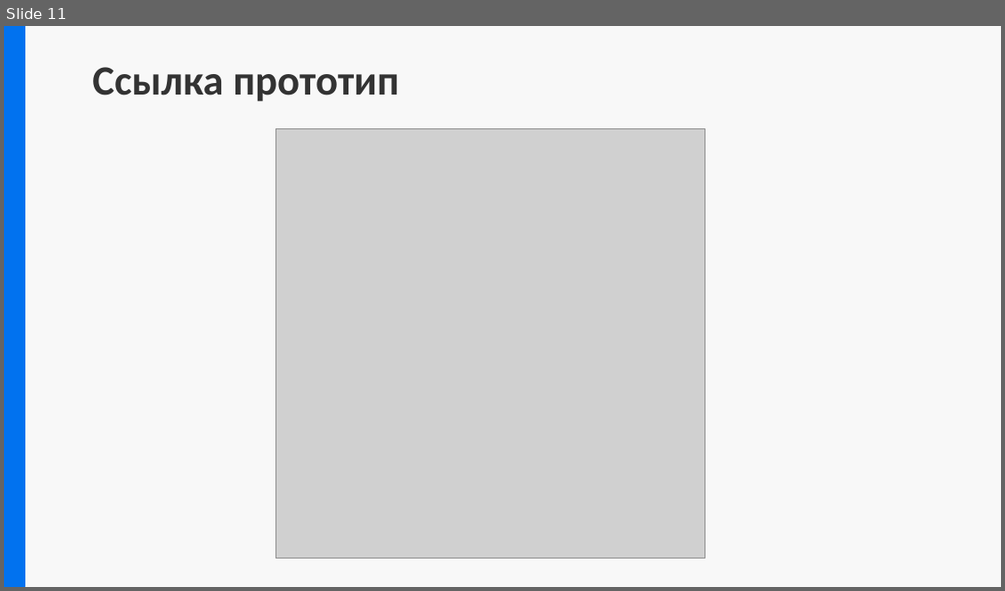
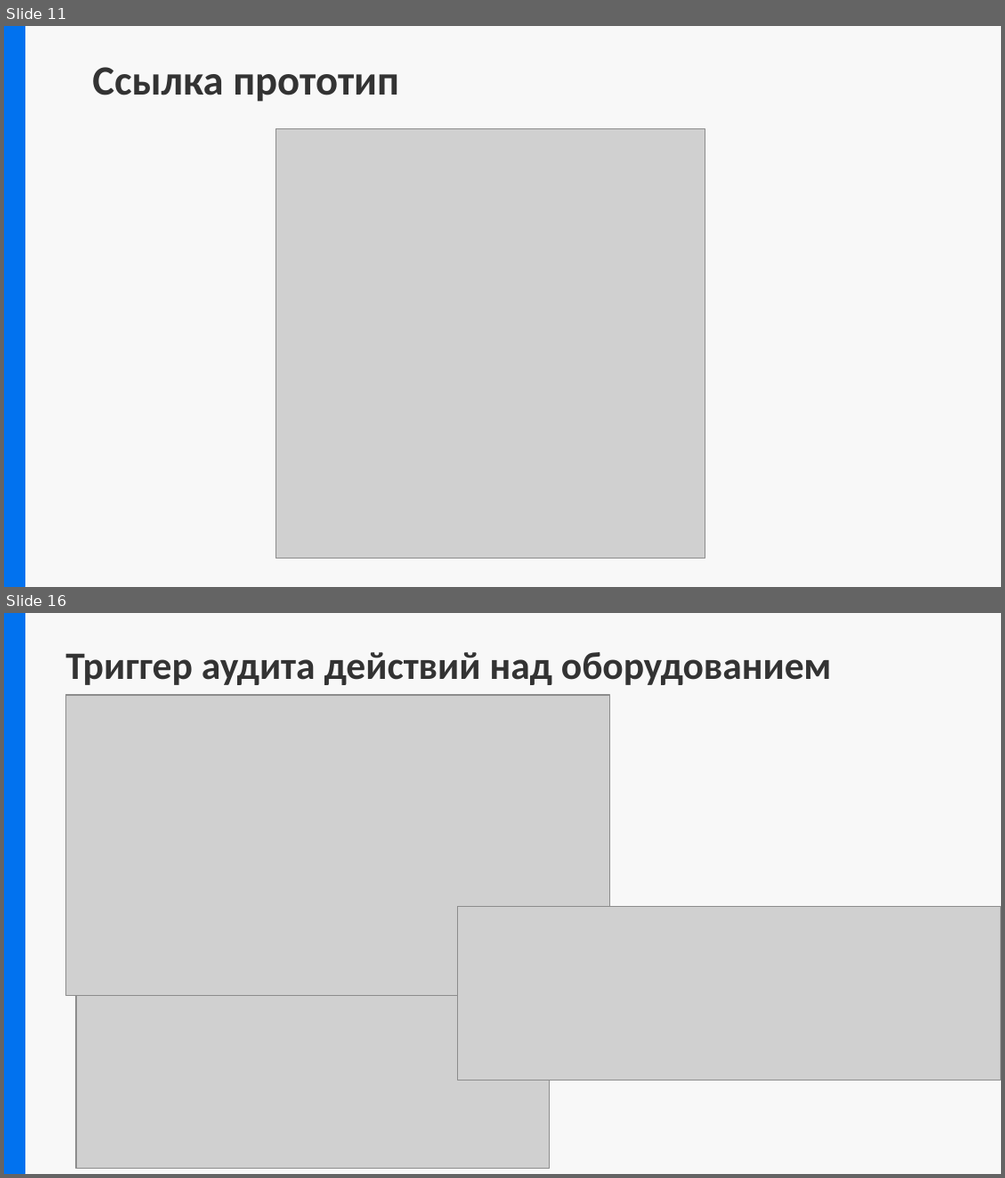
Before and after one commit to Comper123/MyCollege, a slide deck: docs/Предзащита.pptx. Shown one above the other, each under a label of ours: slide 11 before the commit, slides 11 and 16 after it; the slides between them are not shown. The pictures are 1005x591 and 1005x1178 pixels, drawn with LibreOffice and Linux fonts; fonts in the diff are those of the drawing; grey boxes stand for pictures. Boxes give left, top, right and bottom in pixels: in the first picture for what was removed or moved away, otherwise in the second. Text is boxed around its words. In the diff, an @@ line names an element or a change of style, - is before the commit and + after.

```diff
--- a/docs/Предзащита.pptx
+++ b/docs/Предзащита.pptx
@@ slide 16 added at <box>4,613,1001,1174</box>, background #F8F8F8; not listed: 4 template elements that a slide beside it also shows @@
@@ rectangle added at <box>4,613,24,1173</box>, fill #0172EF, outline #0172EF 2 pt @@
@@ title added at <box>65,652,832,685</box>, 28 pt, text #333333, bold @@
+Триггер аудита действий над оборудованием
@@ picture added at <box>65,695,609,995</box> @@
@@ picture added at <box>458,906,1001,1079</box> @@
@@ rectangle added at <box>651,916,1001,1174</box>, fill #F8F8F8, outline #F8F8F8 2 pt @@
@@ picture added at <box>76,995,550,1168</box> @@
```
Also in this commit, not shown: 1 slide changed, 5 other slides added, 3 slides removed, 13 other files.
